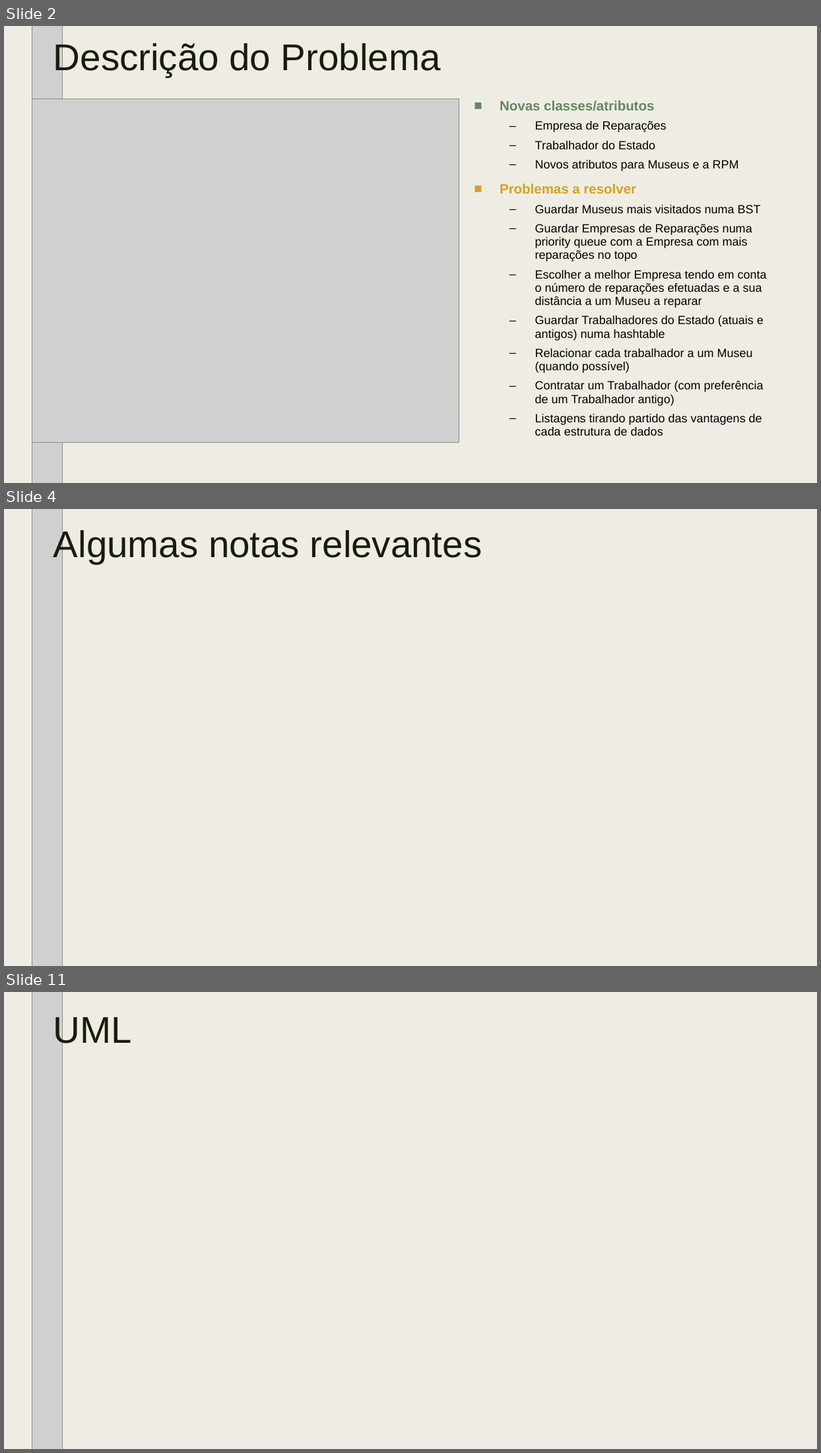
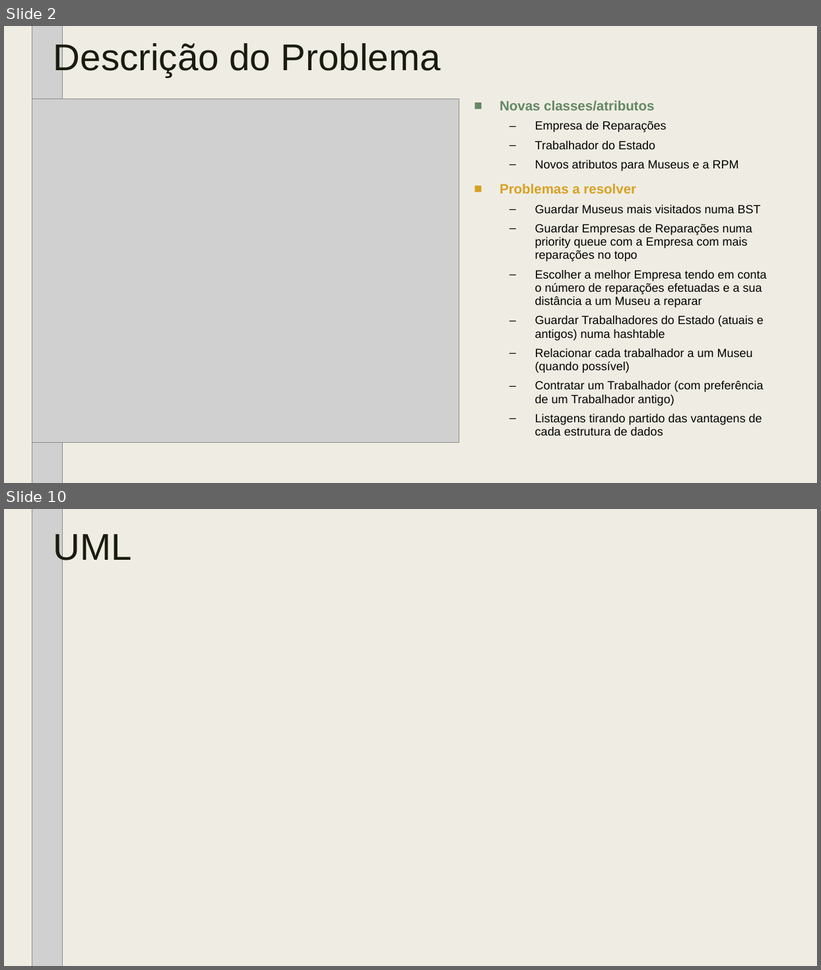
Before and after one commit to tiagodusilva/FEUP-AEDA-Proj1, a slide deck: AEDA_-_Cartao_Museus_de_Portugal_parte_2.pptx. Shown one above the other, each under a label of ours: slides 2, 4 and 11 before the commit, slides 2 and 10 after it; the slides between them are not shown. The pictures are 821x1453 and 821x970 pixels, drawn with LibreOffice and Linux fonts; fonts in the diff are those of the drawing; grey boxes stand for pictures; background and template pictures are left out. Boxes give left, top, right and bottom in pixels: in the first picture for what was removed or moved away, otherwise in the second. Text is boxed around its words. In the diff, an @@ line names an element or a change of style, - is before the commit and + after.

```diff
--- a/AEDA_-_Cartao_Museus_de_Portugal_parte_2.pptx
+++ b/AEDA_-_Cartao_Museus_de_Portugal_parte_2.pptx
@@ slide 4 removed at (4,509,817,966), background #EFEDE3 @@
@@ picture removed at (32,509,62,966) @@
@@ title removed at (54,528,482,564) @@
-Algumas notas relevantes
@@ what was slide 11 is now slide 10 @@
```
Also in this commit, not shown: 4 slides changed, 3 slides added, 3 other slides removed.
